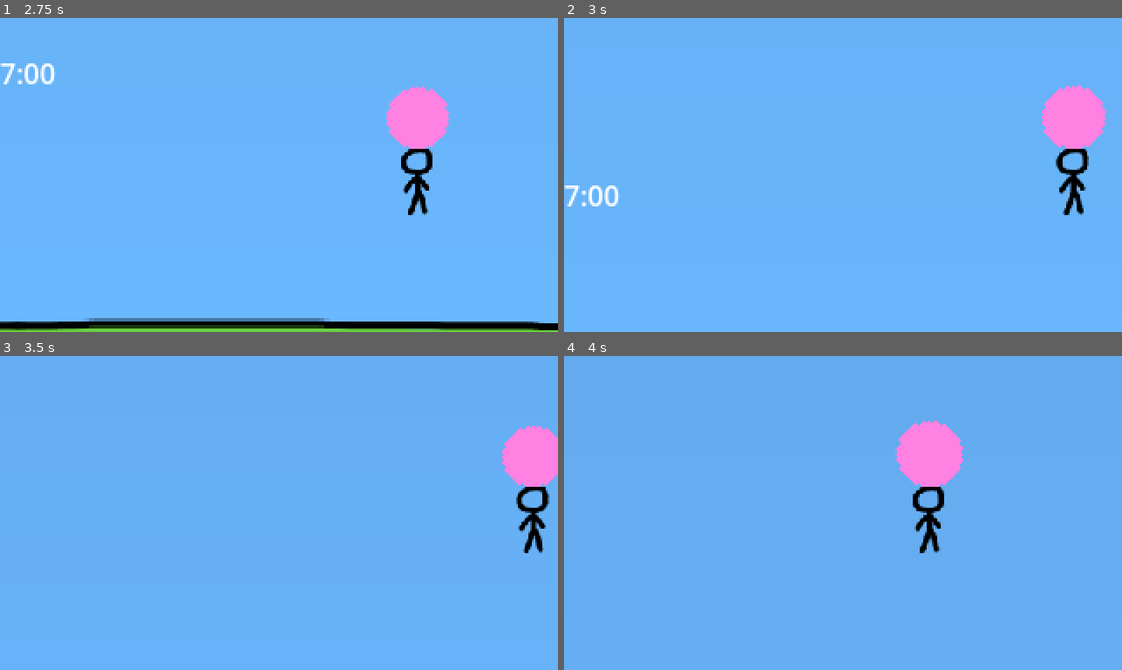
Above: before the commit, frames 1-4 (two rows, left to right).
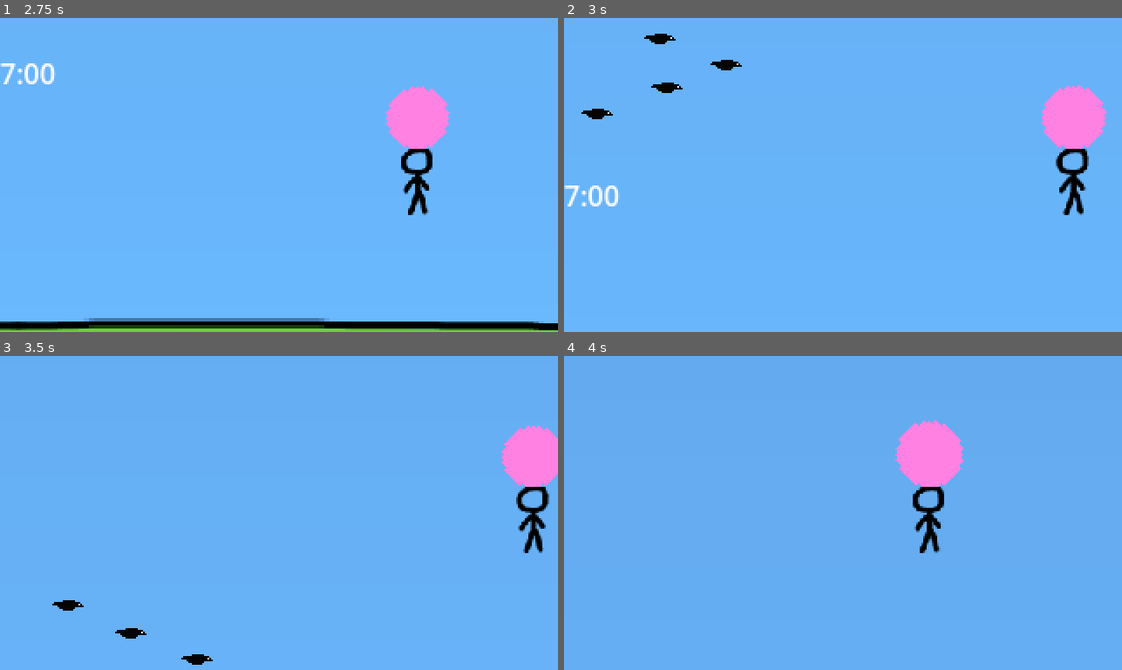
Above: after the commit, the same moments.

Repository: eagle-eye-scouter/GGJ_BubbleBlowing
Game: Godot game, scene res://scenes/scroll_world.tscn
Same seed, same stepped clock (60 frames per second), same inputs: the game is played once before the commit and once after it.
Inputs:
- Up to frame 1 (2.75 s): tap Enter (ui_accept) at 0.5, 0.77, 1.52 s; hold D (player_right) 0.53-1.28 s; hold Space (player_breath) 0.53-1.28 s; hold S (player_down) 1.28-2.03 s; tap Space (player_breath) at 1.35 s; hold D (player_right) from 2.03 s (still down); hold Space (player_breath) from 2.03 s (still down)
- Up to frame 2 (3 s): release D (player_right) at 2.78 s; release Space (player_breath) at 2.78 s; hold Up (ui_up) from 2.78 s (still down); tap Space (player_breath) at 2.85 s
- Up to frame 3 (3.5 s): keep holding Up (ui_up); tap Enter (ui_accept) at 3.02 s
- Up to frame 4 (4 s): release Up (ui_up) at 3.53 s; hold A (player_left) from 3.53 s (still down); hold Space (player_breath) from 3.53 s (still down); tap Enter (ui_accept) at 3.77 s

Frame 1 is identical in both runs. In frame 2, 0.5% of the frame differs, in the area x 3-32%, y 5-33%; in frame 3, 0.4%; in frame 4, nothing differs.

Commit message:
Add birds to scroll_world

Diff:
--- a/scenes/scroll_world.tscn
+++ b/scenes/scroll_world.tscn
@@ -1,10 +1,11 @@
-[gd_scene load_steps=10 format=3 uid="uid://llfd7a127fl6"]
+[gd_scene load_steps=11 format=3 uid="uid://llfd7a127fl6"]
 
 [ext_resource type="Script" path="res://scripts/scroll_world.gd" id="1_eiwcc"]
 [ext_resource type="PackedScene" uid="uid://b687vbeoimm0h" path="res://scenes/player.tscn" id="2_wuabt"]
 [ext_resource type="PackedScene" uid="uid://bbpbsq52fuimg" path="res://scenes/floor_grass.tscn" id="3_xqx3g"]
 [ext_resource type="Script" path="res://scripts/kill_zone.gd" id="4_f4p2y"]
 [ext_resource type="PackedScene" uid="uid://bx6oy5wxvwiyb" path="res://scenes/spawner.tscn" id="4_ptieh"]
+[ext_resource type="PackedScene" uid="uid://be5gtv3rimc1g" path="res://scenes/obstacles/bird.tscn" id="5_q1vn8"]
 
 [sub_resource type="Gradient" id="Gradient_p0pkq"]
 interpolation_color_space = 2
@@ -63,7 +64,26 @@
 position = Vector2(159, 159)
 scale = Vector2(3, 1.333)
 
-[node name="Marker2D" parent="Dynamic" instance=ExtResource("4_ptieh")]
+[node name="Spawner1" parent="Dynamic" instance=ExtResource("4_ptieh")]
+
+[node name="Trigger" parent="Dynamic/Spawner1" index="0"]
+position = Vector2(152, 6)
+scale = Vector2(12.64, 1)
+
+[node name="Bird" parent="Dynamic/Spawner1/Fleet" index="0" instance=ExtResource("5_q1vn8")]
+position = Vector2(89, -63)
+
+[node name="Bird2" parent="Dynamic/Spawner1/Fleet" index="1" instance=ExtResource("5_q1vn8")]
+position = Vector2(55, -50)
+
+[node name="Bird3" parent="Dynamic/Spawner1/Fleet" index="2" instance=ExtResource("5_q1vn8")]
+position = Vector2(51, -78)
+
+[node name="Bird4" parent="Dynamic/Spawner1/Fleet" index="3" instance=ExtResource("5_q1vn8")]
+position = Vector2(15, -94)
+
+[node name="Bird5" parent="Dynamic/Spawner1/Fleet" index="4" instance=ExtResource("5_q1vn8")]
+position = Vector2(15, -35)
 
 [node name="Fixed" type="Node2D" parent="."]
 
@@ -100,3 +120,5 @@
 offset_right = 40.0
 offset_bottom = 23.0
 text = "7:00"
+
+[editable path="Dynamic/Spawner1"]
